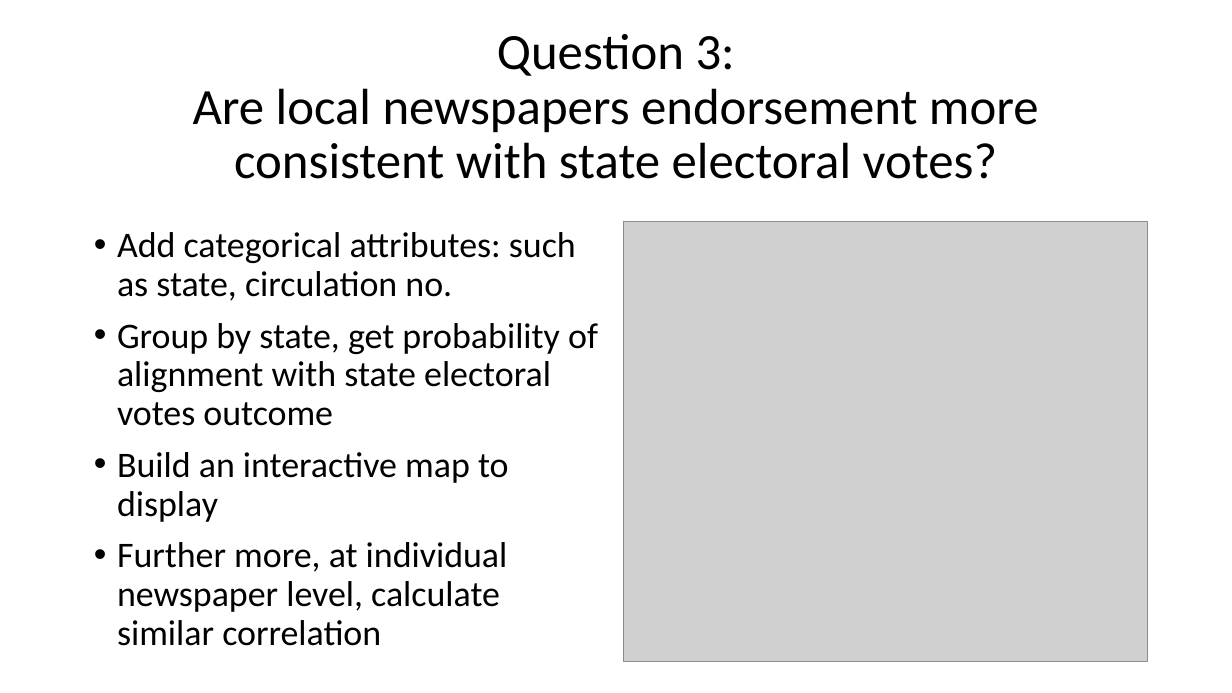
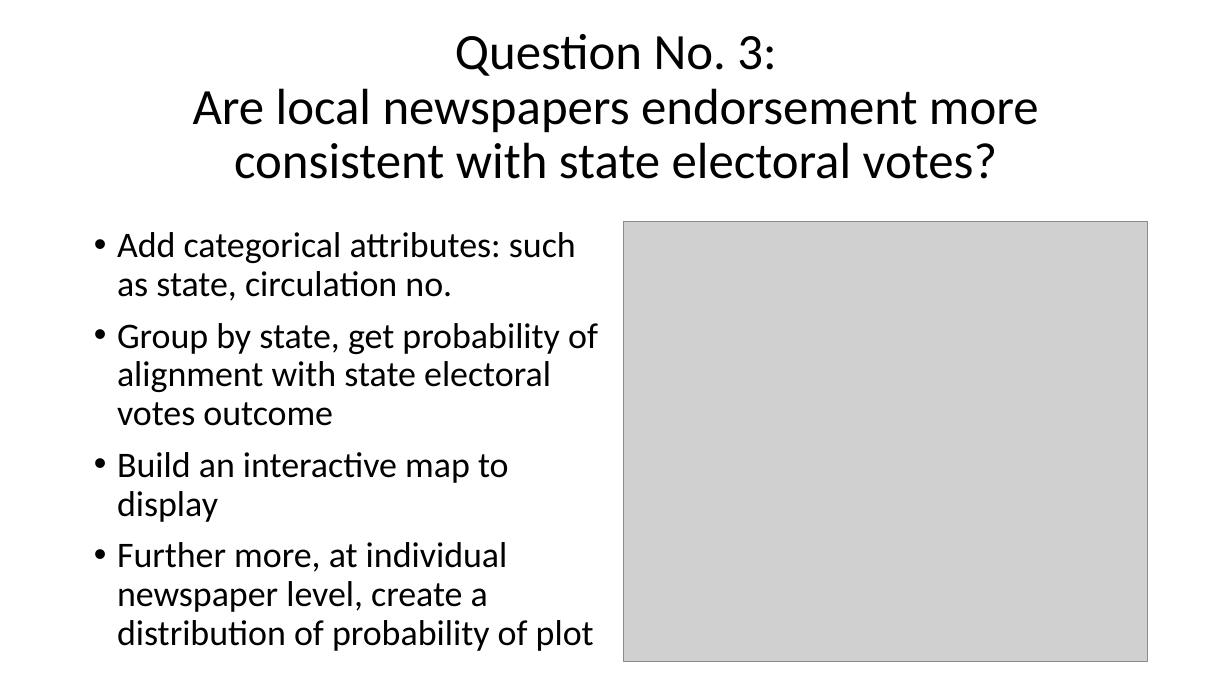
Before and after one commit to zhou8p/Capstone-Project, a slide deck: slide 5 of NewspapersEndorsement.pptx. Drawn at 1232x693 pixels with LibreOffice and Linux fonts; fonts in the diff are those of the drawing; grey boxes stand for pictures. Boxes give left, top, right and bottom in pixels: in the first picture for what was removed or moved away, otherwise in the second. Text is boxed around its words. In the diff, an @@ line names an element or a change of style, - is before the commit and + after.

```diff
--- a/NewspapersEndorsement.pptx
+++ b/NewspapersEndorsement.pptx
@@ title at (193, 34, 1039, 179): text changed @@
-Question 3:
-Are local newspapers endorsement more consistent with state electoral votes?
+Question No. 3:
+Are local newspapers endorsement more consistent with state electoral votes?
@@ text at (117, 542, 594, 651): text changed @@
-• Further more, at individual newspaper level, calculate similar correlation
+• Further more, at individual newspaper level, create a distribution of probability of plot
```
Also in this commit, not shown: 5 other slides changed.
